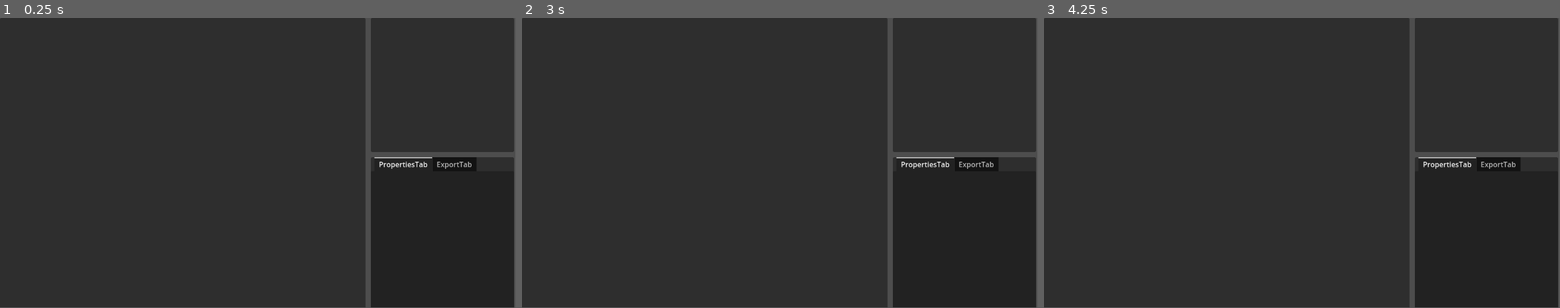
Above: before the commit, frames 1-3 (left to right).
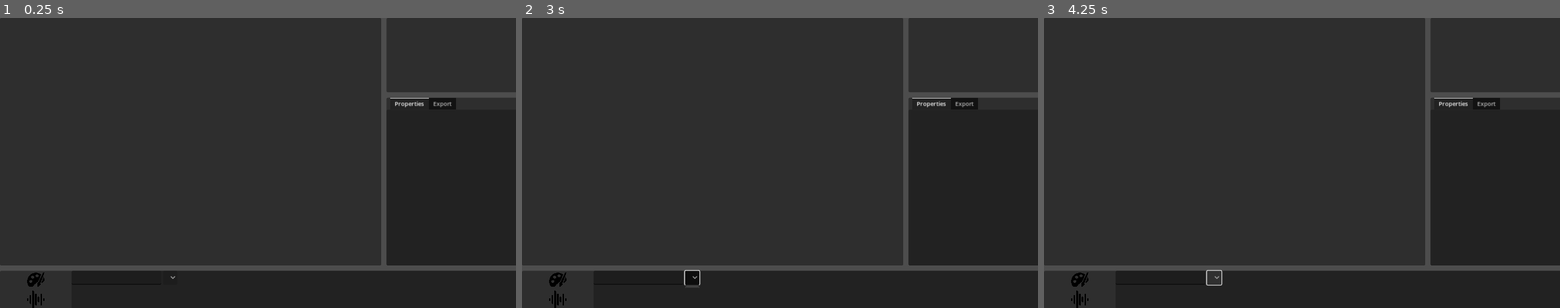
Above: after the commit, the same moments.

Repository: JohnMGilbert/GodotAnimationManager
Game: Godot game, scene res://Scenes/workspace.tscn
Same seed, same stepped clock (60 frames per second), same inputs: the game is played once before the commit and once after it. This scene is started directly instead of the project's main scene.
Inputs (mouse positions are in pixels of both pictures, inside the frame that each line leads up to):
- Up to frame 1 (0.25 s): no input
- Up to frame 2 (3 s): click (558, 279) at 0.52 s; click (558, 299) at 1.27 s; click (558, 279) at 2.02 s; click (692, 276) at 2.77 s
- Up to frame 3 (4.25 s): click (1214, 276) at 3.52 s
In our replay, the window is 799x449 before the commit and 800x450 after it. These sizes can differ from the game's own. Grey fills any space a smaller window leaves; there, only what the larger window draws over its background counts as a difference.

The runs differ from the first frame. In frame 1, 5.4% of the frame differs, in the area x 0-100%, y 0-100%; in frame 2, 5.6%; in frame 3, 5.4%.

Commit message:
Basic windows are now sized

Diff:
--- a/Scenes/workspace.gd
+++ b/Scenes/workspace.gd
@@ -26,6 +26,11 @@
 @onready var assets_tabbar: Control   = $RootVBox/VS_Main_Assets/AssetsPanel/HSplitContainer/AssetsTabBar
 @onready var assets_tabs: Control     = $RootVBox/VS_Main_Assets/AssetsPanel/HSplitContainer/AssetsTab  # If yours is "AssetsTabs", change here.
 
+# --- Assets vertical tabs (Sprites / Sound) ---
+@onready var tab_sprites_btn: TextureButton   = $RootVBox/VS_Main_Assets/AssetsPanel/HSplitContainer/AssetsTabBar/Tab_Sprites
+@onready var tab_sound_btn: TextureButton     = $RootVBox/VS_Main_Assets/AssetsPanel/HSplitContainer/AssetsTabBar/Tab_Sound
+@onready var tab_buttons: Array[TextureButton] = []
+
 func _ready() -> void:
 
 	# 1) Make sure everything can expand
@@ -37,6 +42,10 @@
 	# 3) Refit on window/viewport resize (deferred)
 	get_window().size_changed.connect(func(): call_deferred("_apply_responsive_splits_deferred"))
 	get_viewport().size_changed.connect(func(): call_deferred("_apply_responsive_splits_deferred"))
+
+	tab_buttons = [tab_sprites_btn, tab_sound_btn]
+	_connect_asset_tabs()
+	_select_asset_tab(0)  # default to Sprites
 
 func _apply_responsive_splits_deferred() -> void:
 	# Wait one more frame to ensure sizes are final during resize drags on some platforms
@@ -166,3 +175,21 @@
 	if split == null: return
 	if split.get_child_count() != 2:
 		push_warning("%s should have exactly 2 children, has %d" % [split.name, split.get_child_count()])
+
+
+func _connect_asset_tabs() -> void:
+	for i in tab_buttons.size():
+		var b: TextureButton = tab_buttons[i]
+		b.toggle_mode = true
+		b.button_pressed = false
+		b.pressed.connect(func(idx := i) -> void:
+			_select_asset_tab(idx))
+
+func _select_asset_tab(index: int) -> void:
+	var max_index: int = assets_tabs.get_tab_count() - 1
+	index = clamp(index, 0, max_index)
+
+	for j in tab_buttons.size():
+		tab_buttons[j].button_pressed = (j == index)
+
+	assets_tabs.current_tab = index
--- a/Scenes/workspace.tscn
+++ b/Scenes/workspace.tscn
@@ -1,6 +1,8 @@
-[gd_scene load_steps=2 format=3 uid="uid://bqa0mw31xhwuj"]
+[gd_scene load_steps=4 format=3 uid="uid://bqa0mw31xhwuj"]
 
 [ext_resource type="Script" path="res://Scenes/workspace.gd" id="1_myusm"]
+[ext_resource type="Texture2D" uid="uid://m6fplntqdpwe" path="res://Assets/art-studies.png" id="2_mcmut"]
+[ext_resource type="Texture2D" uid="uid://co0e07tc2y558" path="res://Assets/wave-sound.png" id="3_bgert"]
 
 [node name="Workspace" type="Control"]
 layout_mode = 3
@@ -9,8 +11,8 @@
 
 [node name="RootVBox" type="VBoxContainer" parent="."]
 layout_mode = 0
-offset_right = 1149.0
-offset_bottom = 647.0
+offset_right = 1163.0
+offset_bottom = 649.0
 theme_override_constants/separation = 6
 
 [node name="VS_Main_Assets" type="VSplitContainer" parent="RootVBox"]
@@ -19,59 +21,79 @@
 [node name="HS_Edit_Sidebar" type="HSplitContainer" parent="RootVBox/VS_Main_Assets"]
 layout_mode = 2
 
-[node name="BuilderPanel" type="Panel" parent="RootVBox/VS_Main_Assets/HS_Edit_Sidebar"]
-custom_minimum_size = Vector2(800, 360)
+[node name="BuilderPanel" type="PanelContainer" parent="RootVBox/VS_Main_Assets/HS_Edit_Sidebar"]
+custom_minimum_size = Vector2(600, 500)
 layout_mode = 2
+size_flags_horizontal = 3
 
 [node name="BuilderView" type="Control" parent="RootVBox/VS_Main_Assets/HS_Edit_Sidebar/BuilderPanel"]
-layout_mode = 1
-anchor_right = 1.0
-anchor_bottom = 1.0
-grow_horizontal = 2
-grow_vertical = 2
+layout_mode = 2
 
 [node name="VS_Preview_Inspector" type="VSplitContainer" parent="RootVBox/VS_Main_Assets/HS_Edit_Sidebar"]
 layout_mode = 2
 
 [node name="PreviewPanel" type="PanelContainer" parent="RootVBox/VS_Main_Assets/HS_Edit_Sidebar/VS_Preview_Inspector"]
-custom_minimum_size = Vector2(200, 300)
+custom_minimum_size = Vector2(50, 50)
 layout_mode = 2
+size_flags_vertical = 3
 
 [node name="PreviewView" type="Control" parent="RootVBox/VS_Main_Assets/HS_Edit_Sidebar/VS_Preview_Inspector/PreviewPanel"]
 layout_mode = 2
 
 [node name="InspectorPanel" type="PanelContainer" parent="RootVBox/VS_Main_Assets/HS_Edit_Sidebar/VS_Preview_Inspector"]
-custom_minimum_size = Vector2(320, 380)
+custom_minimum_size = Vector2(300, 375)
 layout_mode = 2
+size_flags_vertical = 3
 
 [node name="InspectorTabs" type="TabContainer" parent="RootVBox/VS_Main_Assets/HS_Edit_Sidebar/VS_Preview_Inspector/InspectorPanel"]
 layout_mode = 2
+theme_override_font_sizes/font_size = 13
 
-[node name="PropertiesTab" type="Control" parent="RootVBox/VS_Main_Assets/HS_Edit_Sidebar/VS_Preview_Inspector/InspectorPanel/InspectorTabs"]
+[node name="Properties" type="Control" parent="RootVBox/VS_Main_Assets/HS_Edit_Sidebar/VS_Preview_Inspector/InspectorPanel/InspectorTabs"]
 layout_mode = 2
 
-[node name="ExportTab" type="Control" parent="RootVBox/VS_Main_Assets/HS_Edit_Sidebar/VS_Preview_Inspector/InspectorPanel/InspectorTabs"]
+[node name="Export" type="Control" parent="RootVBox/VS_Main_Assets/HS_Edit_Sidebar/VS_Preview_Inspector/InspectorPanel/InspectorTabs"]
 visible = false
 layout_mode = 2
 
+[node name="Label" type="Label" parent="RootVBox/VS_Main_Assets/HS_Edit_Sidebar/VS_Preview_Inspector/InspectorPanel/InspectorTabs/Export"]
+layout_mode = 0
+offset_right = 40.0
+offset_bottom = 23.0
+
 [node name="AssetsPanel" type="PanelContainer" parent="RootVBox/VS_Main_Assets"]
-custom_minimum_size = Vector2(2.08165e-12, 180)
 layout_mode = 2
 
 [node name="HSplitContainer" type="HSplitContainer" parent="RootVBox/VS_Main_Assets/AssetsPanel"]
+layout_direction = 2
 layout_mode = 2
+collapsed = true
+dragger_visibility = 2
 
 [node name="AssetsTabBar" type="VBoxContainer" parent="RootVBox/VS_Main_Assets/AssetsPanel/HSplitContainer"]
 layout_mode = 2
 
-[node name="Tab_Sprites" type="Button" parent="RootVBox/VS_Main_Assets/AssetsPanel/HSplitContainer/AssetsTabBar"]
+[node name="Tab_Sprites" type="TextureButton" parent="RootVBox/VS_Main_Assets/AssetsPanel/HSplitContainer/AssetsTabBar"]
+custom_minimum_size = Vector2(40, 40)
 layout_mode = 2
+size_flags_horizontal = 4
+size_flags_vertical = 6
+texture_normal = ExtResource("2_mcmut")
+ignore_texture_size = true
+stretch_mode = 0
 
-[node name="Tab_Sound" type="Button" parent="RootVBox/VS_Main_Assets/AssetsPanel/HSplitContainer/AssetsTabBar"]
+[node name="Tab_Sound" type="TextureButton" parent="RootVBox/VS_Main_Assets/AssetsPanel/HSplitContainer/AssetsTabBar"]
+custom_minimum_size = Vector2(40, 40)
 layout_mode = 2
+size_flags_horizontal = 4
+size_flags_vertical = 6
+texture_normal = ExtResource("3_bgert")
+ignore_texture_size = true
+stretch_mode = 0
 
 [node name="AssetsTab" type="TabContainer" parent="RootVBox/VS_Main_Assets/AssetsPanel/HSplitContainer"]
 layout_mode = 2
+tabs_visible = false
 
 [node name="TabPage_Sprites" type="VBoxContainer" parent="RootVBox/VS_Main_Assets/AssetsPanel/HSplitContainer/AssetsTab"]
 layout_mode = 2
@@ -80,6 +102,7 @@
 layout_mode = 2
 
 [node name="Search_Sprites" type="LineEdit" parent="RootVBox/VS_Main_Assets/AssetsPanel/HSplitContainer/AssetsTab/TabPage_Sprites/Toolbar_Sprites"]
+custom_minimum_size = Vector2(200, 2.08165e-12)
 layout_mode = 2
 
 [node name="Filter_Sprites" type="OptionButton" parent="RootVBox/VS_Main_Assets/AssetsPanel/HSplitContainer/AssetsTab/TabPage_Sprites/Toolbar_Sprites"]
--- a/project.godot
+++ b/project.godot
@@ -22,6 +22,8 @@
 [display]
 
 window/size/mode=2
+window/stretch/mode="canvas_items"
+window/stretch/aspect="expand"
 
 [dotnet]
 
Binary file added: Assets/art-studies.png
Not shown, added: Assets/art-studies.png.import
Binary file added: Assets/wave-sound.png
Not shown, added: Assets/wave-sound.png.import
Not shown, changed: .DS_Store
